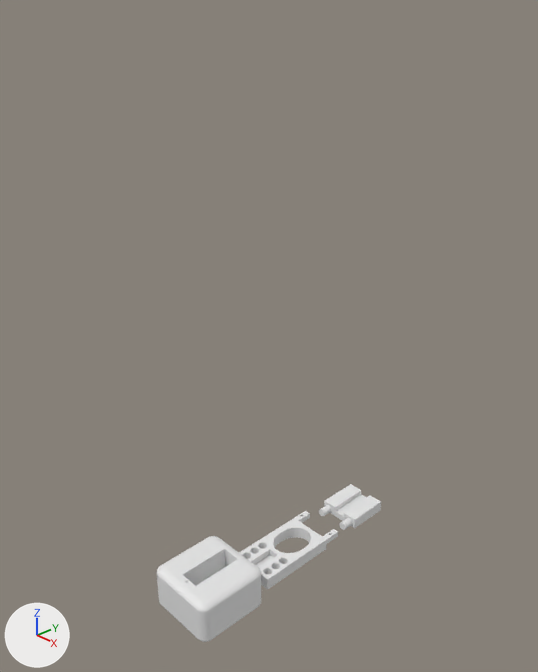
What one commit did to the Blender file 3D-Model/ArmDesign.blend.
Camera for both pictures: a 50 mm camera at (0.287, -0.288, 0.36) aimed at (-0.006, -0.012, 0.169). The lights are fixed; the arrows at lower left show +X, +Y and +Z.

In view in the first picture: 'Base', 'arm_part', 'rotation_base'.
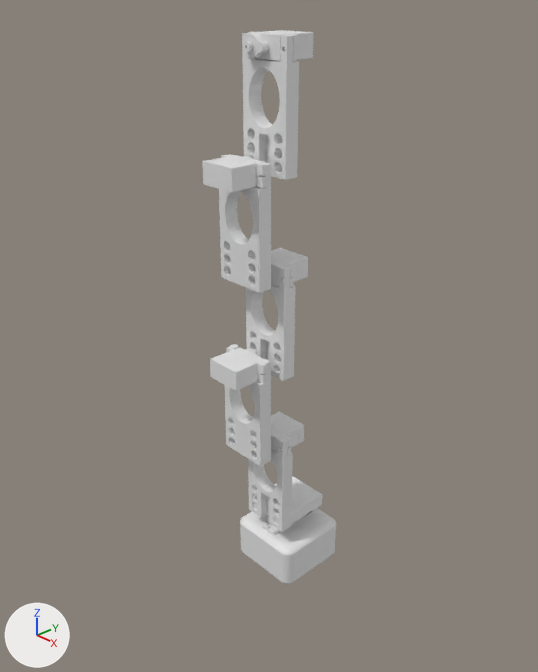
Commit message: UPD arm assemble

Where the newer file only moved an object's origin or applied its transform, the numbers keep the older frame.

Location of each change, [x1, y1, x2, y2] in pixels of the pictures (538 x 672 px):
'Base', moved: before [157, 536, 261, 642]; after [240, 508, 336, 584]
'arm_part.004', added: after [242, 33, 299, 180]
'arm_part', moved, turned: before [239, 511, 338, 590]; after [248, 437, 293, 532]
'arm_part.003', added: after [219, 154, 271, 293]
'arm_part.002', added: after [246, 266, 295, 381]
'arm_part.001', added: after [225, 344, 271, 466]
'rotation_base', moved, turned: before [319, 484, 381, 530]; after [253, 476, 323, 525]
'FS09R_Servo_Motor.002', added: after [203, 155, 266, 193]
'FS09R_Servo_Motor.010', shown: after [210, 347, 266, 391]
'FS09R_Servo_Motor.003', added: after [243, 30, 314, 61]
'FS09R_Servo_Motor.008', shown: after [271, 248, 308, 287]
'FS09R_Servo_Motor.011', shown: after [271, 411, 304, 455]
'FS09R_Servo_Motor.012', shown: after [261, 514, 307, 536]

What changed in the scene script:
```text
Change ob_fs09r_servo_motor_008:
    remove ob_fs09r_servo_motor_008.hide_set(True)
    ob_fs09r_servo_motor_008.location: (-0.2, -0.0187, 0.0) -> (0.0, 0.0018, 0.2139)
    ob_fs09r_servo_motor_008.rotation_euler: (0.0, 1.571, 0.0) -> (3.142, -1.571, 0.0)  # degrees (0, 90, 0) -> degrees (180, -90, 0)
Change ob_fs09r_servo_motor_010:
    remove ob_fs09r_servo_motor_010.hide_set(True)
    ob_fs09r_servo_motor_010.location: (-0.2059, 0.0335, 0.0652) -> (-0.005, -0.0493, 0.1572)
    ob_fs09r_servo_motor_010.rotation_euler: (3.142, -1.571, 0.0) -> (0.0, -4.712, 0.0)  # degrees (180, -90, 0) -> degrees (0, -270, 0)
Change ob_fs09r_servo_motor_011:
    remove ob_fs09r_servo_motor_011.hide_set(True)
    ob_fs09r_servo_motor_011.location: (-0.2116, -0.0187, 0.1256) -> (0.0, 0.0018, 0.103)
    ob_fs09r_servo_motor_011.rotation_euler: (0.0, 1.571, 0.0) -> (3.142, -1.571, 0.0)  # degrees (0, 90, 0) -> degrees (180, -90, 0)
Change ob_fs09r_servo_motor_012:
    remove ob_fs09r_servo_motor_012.hide_set(True)
    ob_fs09r_servo_motor_012.location: (-0.2166, 0.0335, 0.1868) -> (0.0, -0.0034, 0.0137)
    ob_fs09r_servo_motor_012.rotation_euler: (3.142, -1.571, 0.0) -> (1.571, 0.0, 6.283)  # degrees (180, -90, 0) -> degrees (90, 0, 360)
Change ob_arm_part:
    ob_arm_part.location: (0.0, 0.0, 0.0043) -> (0.0, -0.0171, 0.0746)
    ob_arm_part.rotation_euler: (0.0, 0.0, 0.0) -> (1.571, 0.0, 6.283)  # degrees (0, 0, 0) -> degrees (90, 0, 360)
Change ob_rotation_base:
    ob_rotation_base.location: (0.0, 0.0685, 0.0) -> (0.0, 0.0024, 0.0493)
    ob_rotation_base.rotation_euler: (0.0, 3.142, 0.0) -> (0.0, 6.283, 0.0)  # degrees (0, 180, 0) -> degrees (0, 360, 0)
Change ob_base:
    ob_base.location: (0.0, -0.0695, 0.015) -> (0.0, 0.0, 0.015)
Add ob_fs09r_servo_motor_003:
    ob_fs09r_servo_motor_003 = bpy.data.objects.new('FS09R_Servo_Motor.003', me_fs09r_servo_motor_012.copy())  # the mesh of ob_fs09r_servo_motor_012
    ob_fs09r_servo_motor_003.location = (0.0, 0.0018, 0.3315)
    ob_fs09r_servo_motor_003.rotation_euler = (3.142, -1.571, 0.0)  # degrees (180, -90, 0)
Add ob_arm_part_004:
    ob_arm_part_004 = bpy.data.objects.new('arm_part.004', me_cube_016.copy())  # the mesh of ob_arm_part
    ob_arm_part_004.location = (0.0, -0.0171, 0.3028)
    ob_arm_part_004.rotation_euler = (1.571, 0.0, 6.283)  # degrees (90, 0, 360)
Add ob_fs09r_servo_motor_002:
    ob_fs09r_servo_motor_002 = bpy.data.objects.new('FS09R_Servo_Motor.002', me_fs09r_servo_motor_012.copy())  # the mesh of ob_fs09r_servo_motor_012
    ob_fs09r_servo_motor_002.location = (-0.005, -0.0493, 0.2711)
    ob_fs09r_servo_motor_002.rotation_euler = (0.0, -4.712, 0.0)  # degrees (0, -270, 0)
Add ob_arm_part_003:
    ob_arm_part_003 = bpy.data.objects.new('arm_part.003', me_cube_016.copy())  # the mesh of ob_arm_part
    ob_arm_part_003.location = (-0.0056, -0.0305, 0.2424)
    ob_arm_part_003.rotation_euler = (1.571, 0.0, 9.425)  # degrees (90, 0, 180)
Add ob_arm_part_002:
    ob_arm_part_002 = bpy.data.objects.new('arm_part.002', me_cube_016.copy())  # the mesh of ob_arm_part
    ob_arm_part_002.location = (0.0, -0.0171, 0.1854)
    ob_arm_part_002.rotation_euler = (1.571, 0.0, 6.283)  # degrees (90, 0, 360)
Add ob_arm_part_001:
    ob_arm_part_001 = bpy.data.objects.new('arm_part.001', me_cube_016.copy())  # the mesh of ob_arm_part
    ob_arm_part_001.location = (-0.0056, -0.0305, 0.1291)
    ob_arm_part_001.rotation_euler = (1.571, 0.0, 9.425)  # degrees (90, 0, 180)
```
